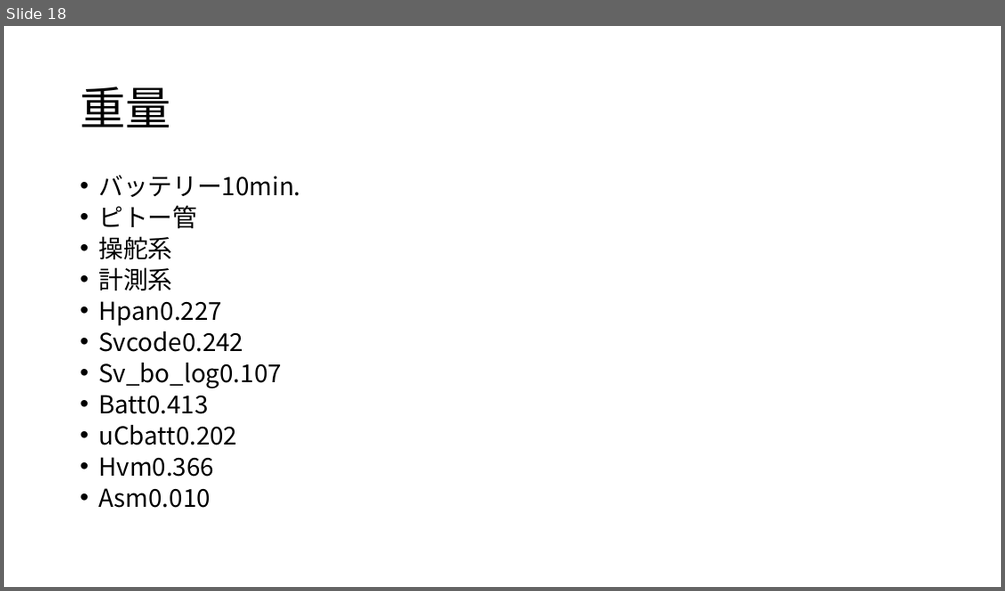
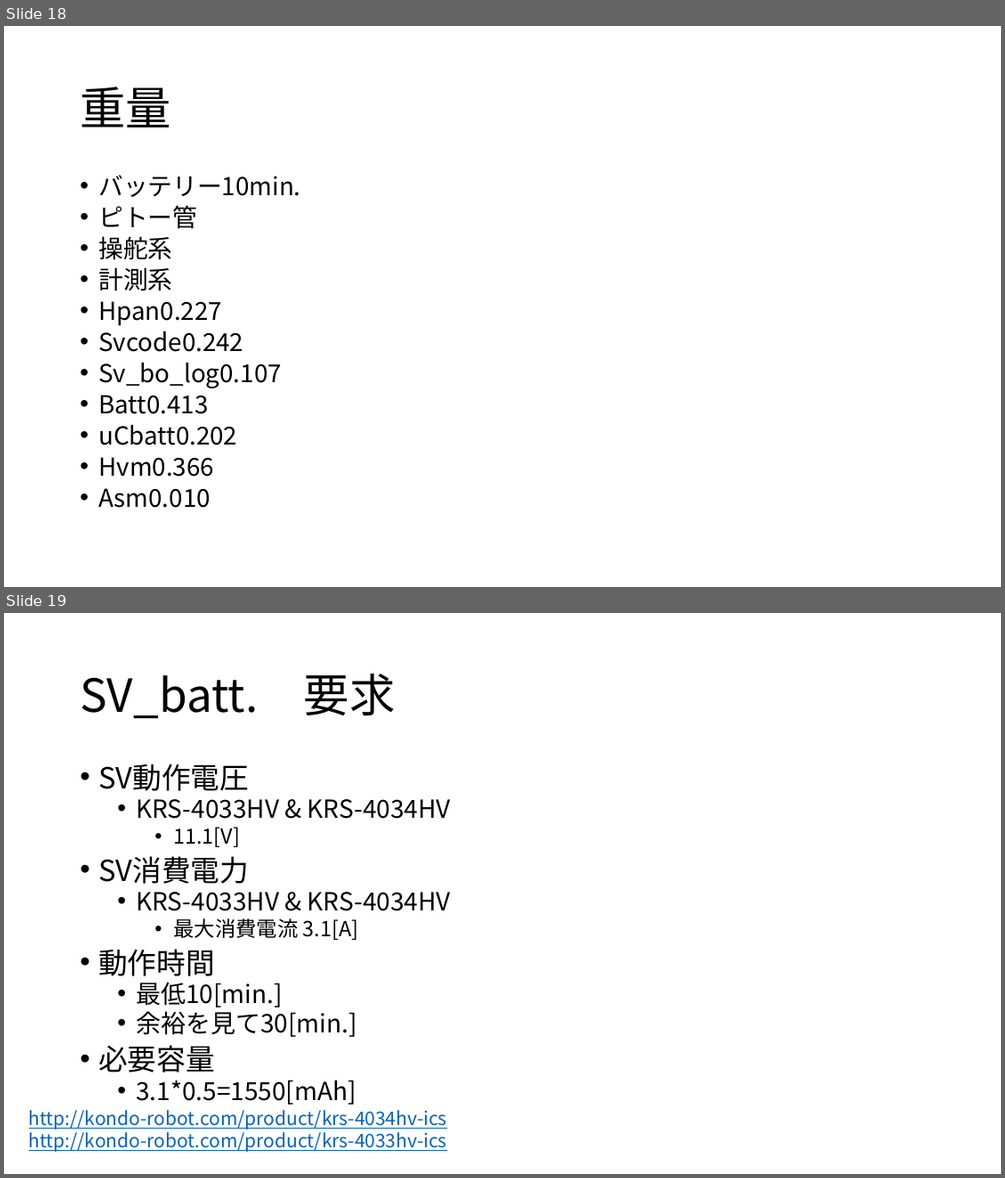
Before and after one commit to TORICA/avio17, a slide deck: 電装全体構成_TORICA_17_LUMINOUS.pptx. Shown one above the other, each under a label of ours: slide 18 before the commit, slides 18 and 19 after it. The pictures are 1005x591 and 1005x1178 pixels, drawn with LibreOffice and Linux fonts; fonts in the diff are those of the drawing. Boxes give left, top, right and bottom in pixels: in the first picture for what was removed or moved away, otherwise in the second. Text is boxed around its words. In the diff, an @@ line names an element or a change of style, - is before the commit and + after.

```diff
--- a/電装全体構成_TORICA_17_LUMINOUS.pptx
+++ b/電装全体構成_TORICA_17_LUMINOUS.pptx
@@ slide 19 added at bbox=[4, 613, 1001, 1174], background #FFFFFF @@
@@ title added at bbox=[80, 674, 396, 719], 44 pt, text #000000 @@
+SV_batt. 要求
@@ text added at bbox=[98, 763, 451, 1104], 24 pt, text #000000 @@
+• SV動作電圧
+  • KRS-4033HV & KRS-4034HV
+    • 11.1[V]
+• SV消費電力
+  • KRS-4033HV & KRS-4034HV
+    • 最大消費電流 3.1[A]
+• 動作時間
+  • 最低10[min.]
+  • 余裕を見て30[min.]
+• 必要容量
+  • 3.1*0.5=1550[mAh]
@@ text added at bbox=[29, 1110, 447, 1151], 18 pt, text #0563C1, underline @@
+http://kondo-robot.com/product/krs-4034hv-ics
+http://kondo-robot.com/product/krs-4033hv-ics
```
Also in this commit, not shown: 2 other slides added.
